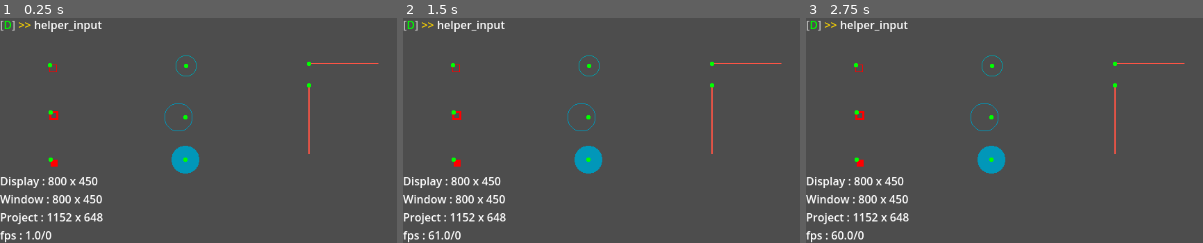
Above: before the commit, frames 1-3 (left to right).
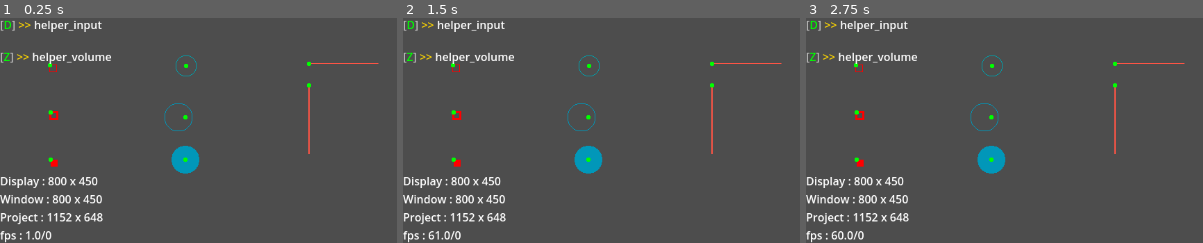
Above: after the commit, the same moments.

Repository: R2Road/godot_play_tool
Game: Godot game, scene res://test_helper/test_helper_root.tscn
Two runs of this game, one before a commit and one after it. Both use one fixed random seed, a clock stepped at 60 frames per second and the inputs below. This scene is started directly instead of the project's main scene.
Inputs (mouse positions are % of the whole screen's width and height, from its top left):
- Up to frame 1 (0.25 s): no input
- Up to frame 2 (1.5 s): tap Enter at 0.5 s; move the mouse to (73, 45) at 0.52 s; hold D 0.53-1.25 s; tap Z at 0.6 s; click (73, 45) at 0.67 s; tap Space at 0.77 s; tap 1 at 0.8 s; drag from (30, 55) to (45, 70) at 1.27 s
- Up to frame 3 (2.75 s): tap Space at 2 s; move the mouse to (60, 28) at 2.02 s; hold D from 2.03 s (still down); tap 2 at 2.1 s; tap 3 at 2.3 s
The pictures show only the part of the screen within x 0-50%, y 50-100%; the shares and areas given below are measured in that part.

The runs differ from the first frame. In frame 1, 0.5% of the frame differs, in the area x 0-28%, y 15-21%; in frame 2, 0.5%; in frame 3, 0.5%.
Error in both runs: Out of bounds get index '1' (on base: 'Array[Dictionary]') (res://addons/godot_play_tool/scene/gdpt_scene.gd:25)

Commit message:
add helper : helper_volume

Diff:
--- /dev/null
+++ b/project/test_helper/test_helper___volume.gd
@@ -0,0 +1,21 @@
+class_name test_helper___volume extends GDPTScene
+
+
+
+### GDPT Override ################################################
+static func scene_name()->String:
+	return "helper_volume"
+
+
+static func scene_path()->String:
+	return super.scene_path()
+
+
+
+### Override #####################################################
+func _ready():
+	pam.set_name( scene_name() )
+	pam.add_split()
+	pam.add_back( Key.KEY_ESCAPE )
+	pam.add_split()
+	build_summary( eSceneType.TEST )
--- /dev/null
+++ b/project/test_helper/test_helper___volume.tscn
@@ -0,0 +1,17 @@
+[gd_scene load_steps=3 format=3 uid="uid://c1y404nmaw7m2"]
+
+[ext_resource type="Script" uid="uid://byhuoe2wxb4a8" path="res://test_helper/test_helper___volume.gd" id="1_4blvt"]
+[ext_resource type="PackedScene" uid="uid://bdpp4lylodpy2" path="res://addons/godot_play_tool/helper/helper_volume.tscn" id="2_teylv"]
+
+[node name="test_helper___volume" type="Node2D"]
+script = ExtResource("1_4blvt")
+
+[node name="Camera2D" type="Camera2D" parent="."]
+
+[node name="CanvasLayer" type="CanvasLayer" parent="."]
+
+[node name="HelperVolume" parent="CanvasLayer" instance=ExtResource("2_teylv")]
+offset_left = 476.0
+offset_top = 316.0
+offset_right = 476.0
+offset_bottom = 316.0
--- a/project/test_helper/test_helper_root.gd
+++ b/project/test_helper/test_helper_root.gd
@@ -30,4 +30,6 @@
 	pam.add_lf()
 	pam.add_mover( test_helper___input.scene_name(),		Key.KEY_D, test_helper___input.scene_path() )
 	pam.add_lf()
+	pam.add_mover( test_helper___volume.scene_name(),		Key.KEY_Z, test_helper___volume.scene_path() )
+	pam.add_lf()
 	build_summary( eSceneType.TEST )
Not shown, added: project/addons/godot_play_tool/helper/helper_volume.gd
Not shown, added: project/addons/godot_play_tool/helper/helper_volume.gd.uid
Not shown, added: project/addons/godot_play_tool/helper/helper_volume.tscn
Not shown, added: project/test_helper/test_helper___volume.gd.uid
